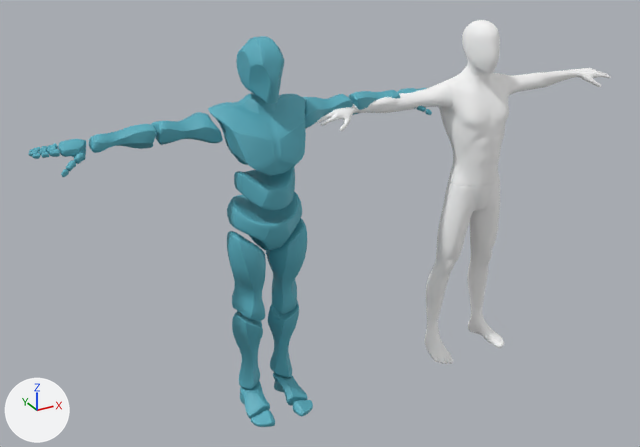
Before and after pictures for a commit that changed the glTF model assets/Sitting Laughing/laugh.gltf.
Both versions are drawn from a 50 mm camera at (-1.56, -3.34, 2.57) aimed at (0.32, 0.08, 0.86). The lights are fixed; the arrows at lower left show +X, +Y and +Z. The picture after the commit comes second. Where no turn or scale is listed for an object, it has been applied to the vertices.
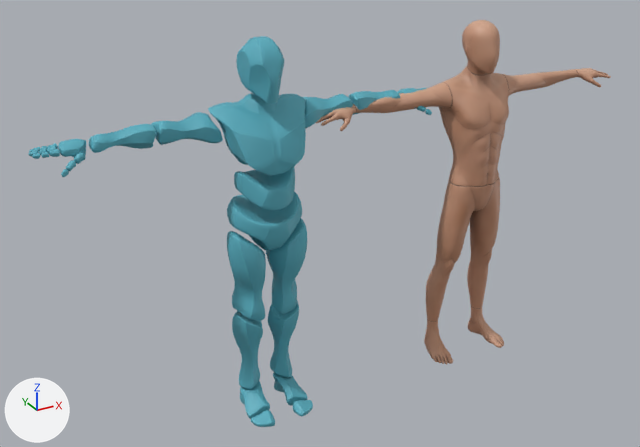
The change, as a list of edits to the scene's bpy script:
```text
Add img_ch36_1001_diffuse:
    img_ch36_1001_diffuse = load_image('Ch36_1001_Diffuse', 'Ch36_1001_Diffuse.png', 4096, 4096, 'sRGB')
Add img_ch36_1001_specular:
    img_ch36_1001_specular = load_image('Ch36_1001_Specular', 'Ch36_1001_Specular.png', 4096, 4096, 'sRGB')
Change mat_ch36_body:
    where n0 = _N.new('ShaderNodeBsdfPrincipled'); n0.name = 'Principled BSDF'
    remove n0.inputs[0].default_value = (1.0, 1.0, 1.0, 1.0)  # 'Base Color', white #ffffff
    remove n0.inputs[1].default_value = 0.5  # 'Metallic'
    remove n0.inputs[2].default_value = 1.0  # 'Roughness'
    add n2 = _N.new('ShaderNodeTexImage'); n2.name = 'Image Texture'
    add n2.image = img_ch36_1001_diffuse
    add n3 = _N.new('ShaderNodeMath'); n3.name = 'Math.001'
    add n3.operation = 'MULTIPLY'
    add n4 = _N.new('ShaderNodeTexImage'); n4.name = 'Image Texture.003'
    add n4.image = img_ch36_1001_specular
    add _L.new(n2.outputs[0], n0.inputs[0])  # 'Color' to 'Base Color'
    add _L.new(n3.outputs[0], n0.inputs[13])  # 'Value' to 'Specular IOR Level'
    add _L.new(n4.outputs[1], n3.inputs[0])  # 'Alpha' to 'Value'
```

Location of each change, [x1, y1, x2, y2] in pixels of the pictures (640 x 447 px):
'Mesh.001', surface changed (white to brown)
    both: [316, 20, 611, 364]
